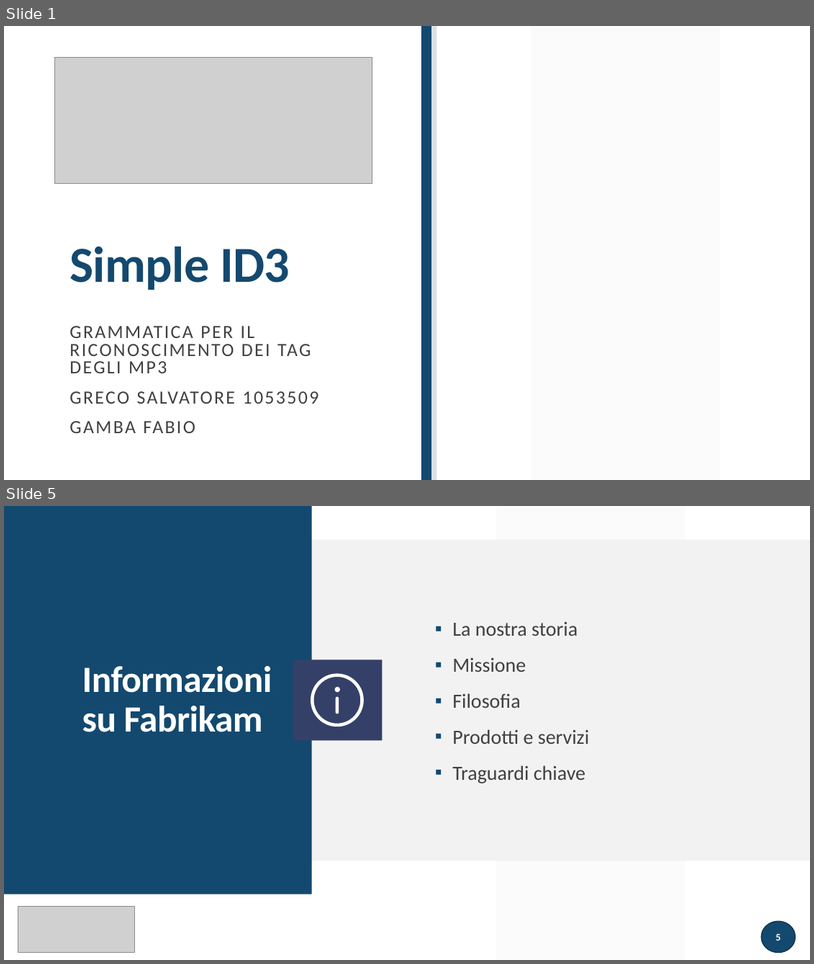
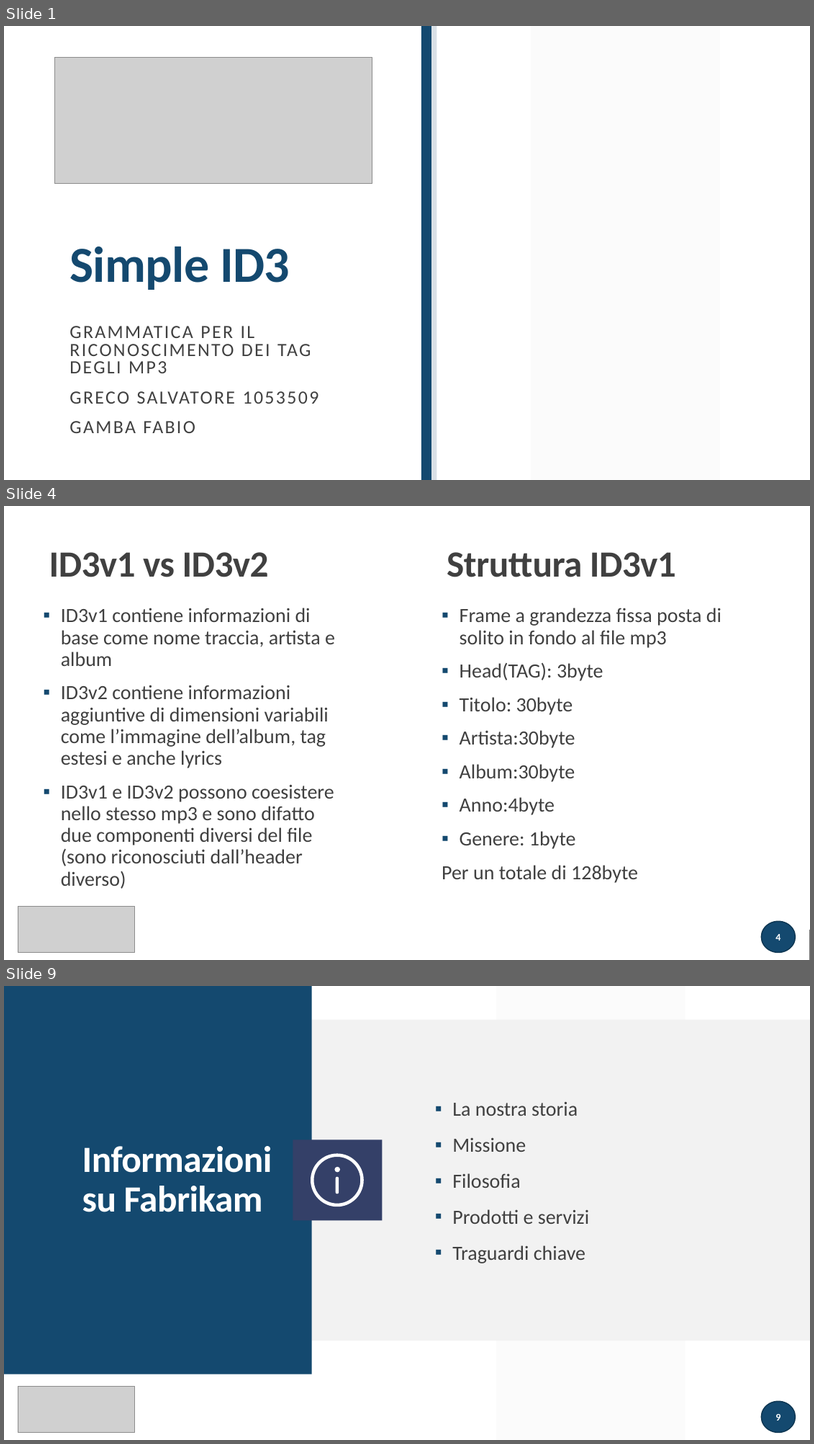
Before and after one commit to atusghen/SimpleID3, a slide deck: presentazione.pptx. Shown one above the other, each under a label of ours: slides 1 and 5 before the commit, slides 1, 4 and 9 after it; the slides between them are not shown. The pictures are 814x964 and 814x1444 pixels, drawn with LibreOffice and Linux fonts; fonts in the diff are those of the drawing; grey boxes stand for pictures. Boxes give left, top, right and bottom in pixels: in the first picture for what was removed or moved away, otherwise in the second. Text is boxed around its words. In the diff, an @@ line names an element or a change of style, - is before the commit and + after.

Commit message:
update presentazione

```diff
--- a/presentazione.pptx
+++ b/presentazione.pptx
@@ slide 4 added at [4, 506, 810, 960], background #FFFFFF; not listed: 1 template element that a slide beside it also shows @@
@@ rectangle added at [4, 506, 810, 960], fill #FFFFFF @@
@@ title added at [49, 552, 269, 577], 44 pt, text #404040, bold @@
+ID3v1 vs ID3v2
@@ text added at [447, 552, 676, 577], 44 pt, text #404040, bold @@
+Struttura ID3v1
@@ text added at [61, 608, 335, 888], 24 pt, text #404040 @@
+▪ ID3v1 contiene informazioni di base come nome traccia, artista e album
+▪ ID3v2 contiene informazioni aggiuntive di dimensioni variabili come l’immagine dell’album, tag estesi e anche lyrics
+▪ ID3v1 e ID3v2 possono coesistere nello stesso mp3 e sono difatto due componenti diversi del file (sono riconosciuti dall’header diverso)
@@ text added at [442, 608, 722, 883], 24 pt, text #404040 @@
+▪ Frame a grandezza fissa posta di solito in fondo al file mp3
+▪ Head(TAG): 3byte
+▪ Titolo: 30byte
+▪ Artista:30byte
+▪ Album:30byte
+▪ Anno:4byte
+▪ Genere: 1byte
+Per un totale di 128byte
@@ rectangle added at [44, 670, 239, 700], fill #FFFFFF, outline #FFFFFF 1.25 pt @@
@@ line added from (44, 680) to (231, 680), #404040 1 pt @@
@@ picture added at [18, 906, 135, 952] @@
@@ rectangle added at [4, 929, 810, 960], fill #262626 @@
@@ page number added at [762, 921, 796, 952], fill #14496F, outline #0F3652 1.25 pt, 12 pt, text #FFFFFF, bold @@
+4
@@ what was slide 5 is now slide 9 @@
```
Also in this commit, not shown: 2 slides changed, 4 other slides added, 1 slide removed.
